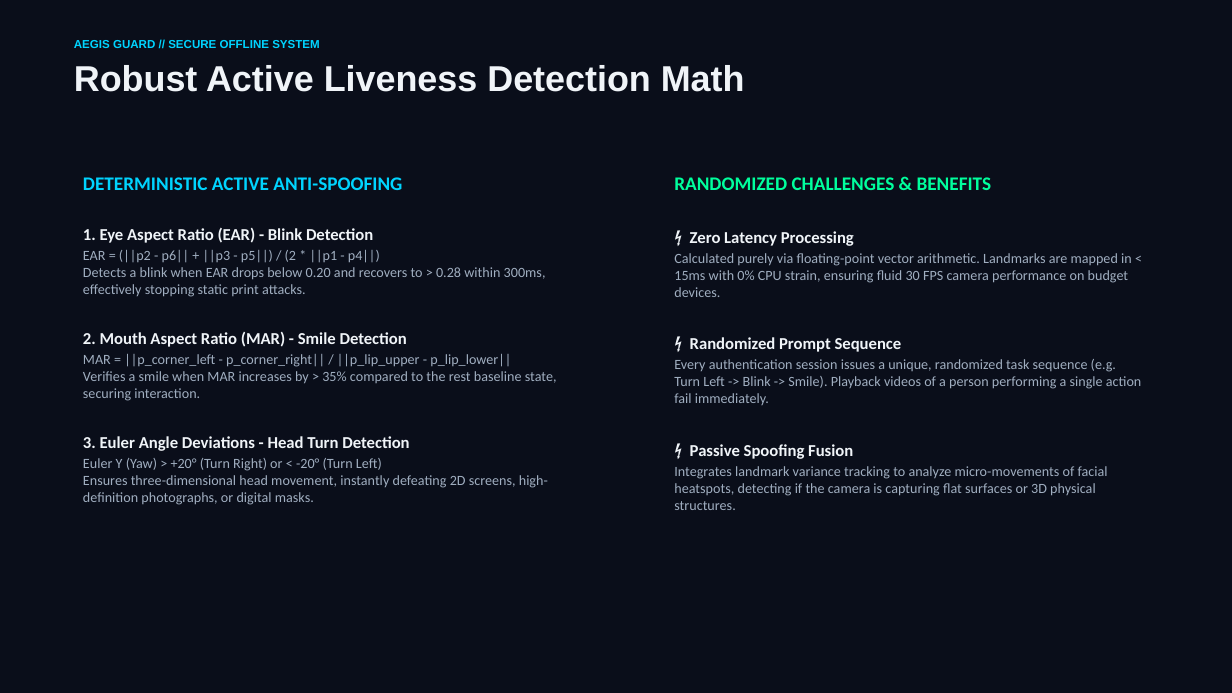
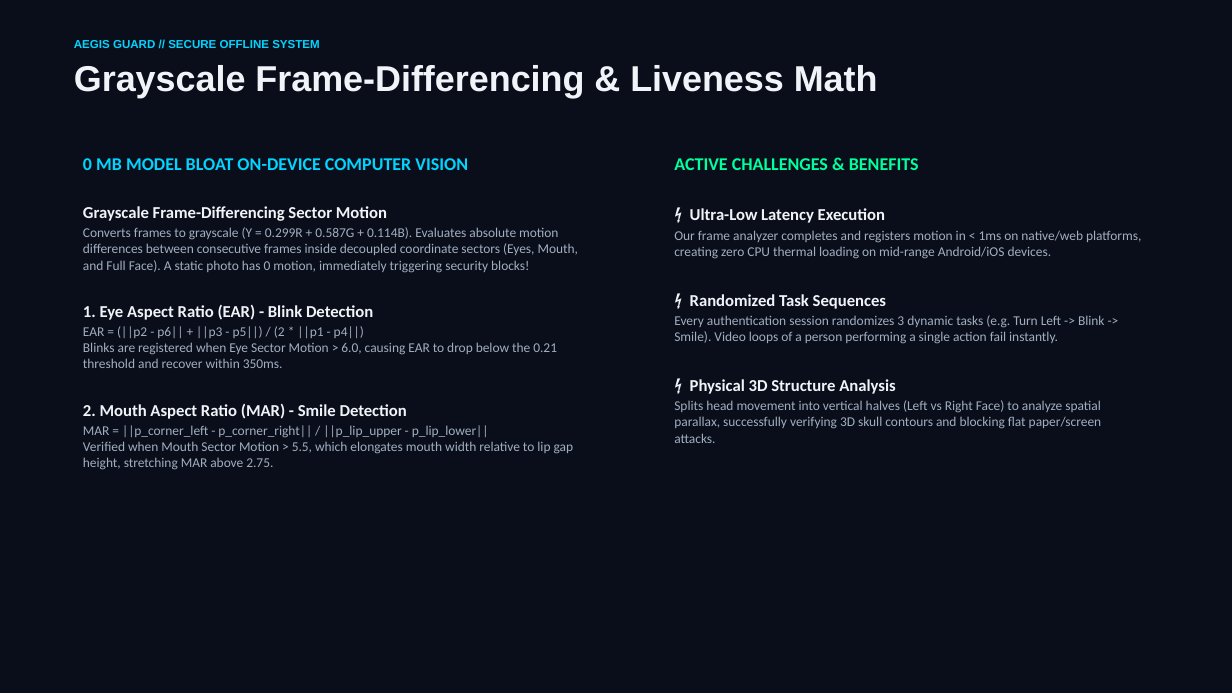
Before and after one commit to adhacks541/NHAI-Aegis-Guard, a slide deck: slide 4 of NHAI_Hackathon_7_Presentation.pptx. Drawn at 1232x693 pixels with LibreOffice and Linux fonts; fonts in the diff are those of the drawing. Boxes give left, top, right and bottom in pixels: in the first picture for what was removed or moved away, otherwise in the second. Text is boxed around its words. In the diff, an @@ line names an element or a change of style, - is before the commit and + after.

Commit message:
feat: complete native Swift/Kotlin frame processors and regenerate widescreen pptx with frame-differencing math

```diff
--- a/NHAI_Hackathon_7_Presentation.pptx
+++ b/NHAI_Hackathon_7_Presentation.pptx
@@ text at (74,65,878,98): text changed @@
-Robust Active Liveness Detection Math
+Grayscale Frame-Differencing & Liveness Math
@@ text "0 MB MODEL BLOAT ON-DEVICE ...": place and size @@
-text "0 MB MODEL BLOAT ON-DEVICE ..." at (83,177,557,505)
+text "0 MB MODEL BLOAT ON-DEVICE ..." at (83,158,578,470)
@@ text at (83,158,578,273): text changed; size 15 to 10.5 pt; text colour #00D4FF to #A0AEC0; bold off @@
-DETERMINISTIC ACTIVE ANTI-SPOOFING
+0 MB MODEL BLOAT ON-DEVICE COMPUTER VISION
+Grayscale Frame-Differencing Sector Motion
+Converts frames to grayscale (Y = 0.299R + 0.587G + 0.114B). Evaluates absolute motion differences between consecutive frames inside decoupled coordinate sectors (Eyes, Mouth, and Full Face). A static photo has 0 motion, immediately triggering security blocks!
@@ text at (674,158,1141,443): text changed; size 11 to 10.5 pt @@
-RANDOMIZED CHALLENGES & BENEFITS
-⚡ Zero Latency Processing
-Calculated purely via floating-point vector arithmetic. Landmarks are mapped in < 15ms with 0% CPU strain, ensuring fluid 30 FPS camera performance on budget devices.
-⚡ Randomized Prompt Sequence
-Every authentication session issues a unique, randomized task sequence (e.g. Turn Left -> Blink -> Smile). Playback videos of a person performing a single action fail immediately.
-⚡ Passive Spoofing Fusion
-Integrates landmark variance tracking to analyze micro-movements of facial heatspots, detecting if the camera is capturing flat surfaces or 3D physical structures.
+ACTIVE CHALLENGES & BENEFITS
+⚡ Ultra-Low Latency Execution
+Our frame analyzer completes and registers motion in < 1ms on native/web platforms, creating zero CPU thermal loading on mid-range Android/iOS devices.
+⚡ Randomized Task Sequences
+Every authentication session randomizes 3 dynamic tasks (e.g. Turn Left -> Blink -> Smile). Video loops of a person performing a single action fail instantly.
+⚡ Physical 3D Structure Analysis
+Splits head movement into vertical halves (Left vs Right Face) to analyze spatial parallax, successfully verifying 3D skull contours and blocking flat paper/screen attacks.
@@ text at (83,326,557,368): text changed; size 11 to 10.5 pt @@
-EAR = (||p2 - p6|| + ||p3 - p5||) / (2 * ||p1 - p4||)
-Detects a blink when EAR drops below 0.20 and recovers to > 0.28 within 300ms, effectively stopping static print attacks.
+EAR = (||p2 - p6|| + ||p3 - p5||) / (2 * ||p1 - p4||)
+Blinks are registered when Eye Sector Motion > 6.0, causing EAR to drop below the 0.21 threshold and recover within 350ms.
@@ text at (83,305,407,419): less space between paragraphs @@
@@ text at (83,425,574,470): text changed; size 11 to 10.5 pt @@
-MAR = ||p_corner_left - p_corner_right|| / ||p_lip_upper - p_lip_lower||
-Verifies a smile when MAR increases by > 35% compared to the rest baseline state, securing interaction.
-3. Euler Angle Deviations - Head Turn Detection
-Euler Y (Yaw) > +20° (Turn Right) or < -20° (Turn Left)
-Ensures three-dimensional head movement, instantly defeating 2D screens, high-definition photographs, or digital masks.
+MAR = ||p_corner_left - p_corner_right|| / ||p_lip_upper - p_lip_lower||
+Verified when Mouth Sector Motion > 5.5, which elongates mouth width relative to lip gap height, stretching MAR above 2.75.
```
Also in this commit, not shown: 2 other files.
